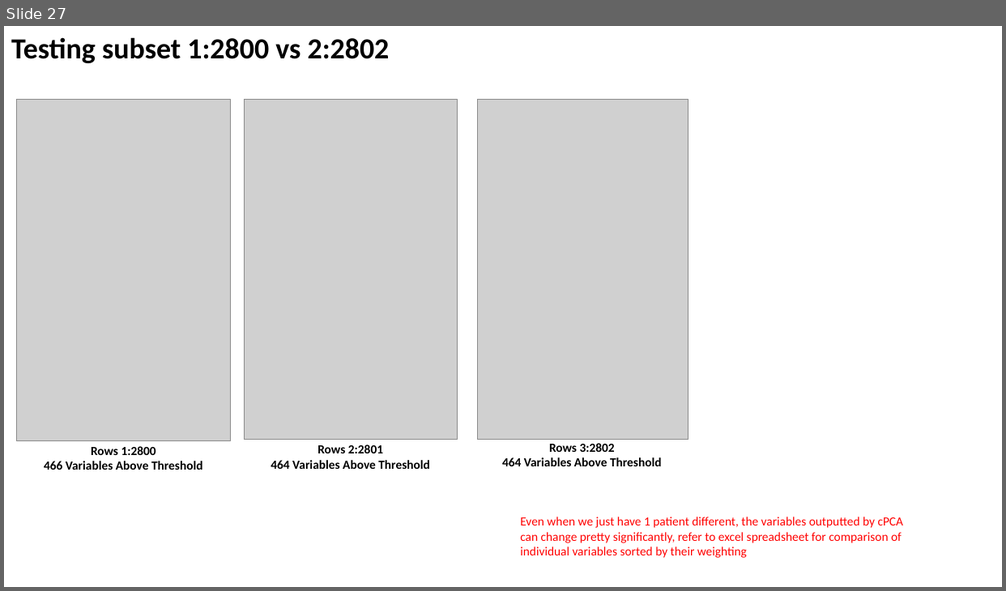
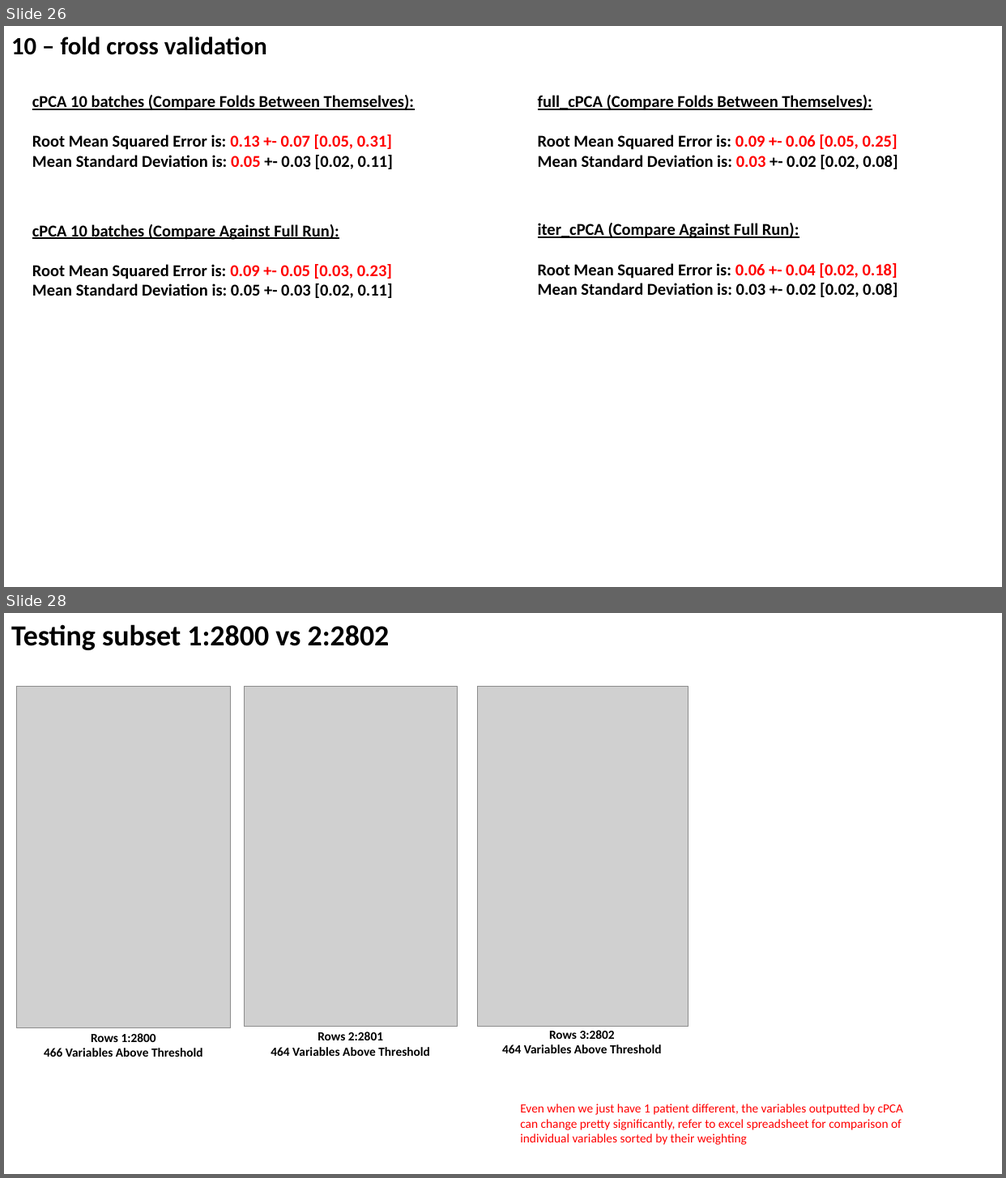
Before and after one commit to zhaohanxiong/OxfordCVM, a slide deck: job_results.pptx. Shown one above the other, each under a label of ours: slide 27 before the commit, slides 26 and 28 after it; the slides between them are not shown. The pictures are 1006x591 and 1006x1178 pixels, drawn with LibreOffice and Linux fonts; fonts in the diff are those of the drawing; grey boxes stand for pictures. Boxes give left, top, right and bottom in pixels: in the first picture for what was removed or moved away, otherwise in the second. Text is boxed around its words. In the diff, an @@ line names an element or a change of style, - is before the commit and + after.

Commit message:
added ppt

```diff
--- a/job_results.pptx
+++ b/job_results.pptx
@@ slide 26 added at (4, 26, 1002, 587), background #FFFFFF @@
@@ text added at (11, 37, 267, 55), 24 pt, text #000000, bold @@
+10 – fold cross validation
@@ text added at (32, 95, 414, 169), 16 pt, text #000000, bold @@
+cPCA 10 batches (Compare Folds Between Themselves):
+Root Mean Squared Error is: 0.13 +- 0.07 [0.05, 0.31]
+Mean Standard Deviation is: 0.05 +- 0.03 [0.02, 0.11]
@@ text added at (538, 95, 897, 169), 16 pt, text #000000, bold @@
+full_cPCA (Compare Folds Between Themselves):
+Root Mean Squared Error is: 0.09 +- 0.06 [0.05, 0.25]
+Mean Standard Deviation is: 0.03 +- 0.02 [0.02, 0.08]
@@ rectangle added at (39, 219, 39, 241), fill #FFFFFF @@
@@ text added at (32, 224, 393, 298), 16 pt, text #000000, bold @@
+cPCA 10 batches (Compare Against Full Run):
+Root Mean Squared Error is: 0.09 +- 0.05 [0.03, 0.23]
+Mean Standard Deviation is: 0.05 +- 0.03 [0.02, 0.11]
@@ text added at (538, 223, 897, 297), 16 pt, text #000000, bold @@
+iter_cPCA (Compare Against Full Run):
+Root Mean Squared Error is: 0.06 +- 0.04 [0.02, 0.18]
+Mean Standard Deviation is: 0.03 +- 0.02 [0.02, 0.08]
@@ what was slide 27 is now slide 28 @@
```
